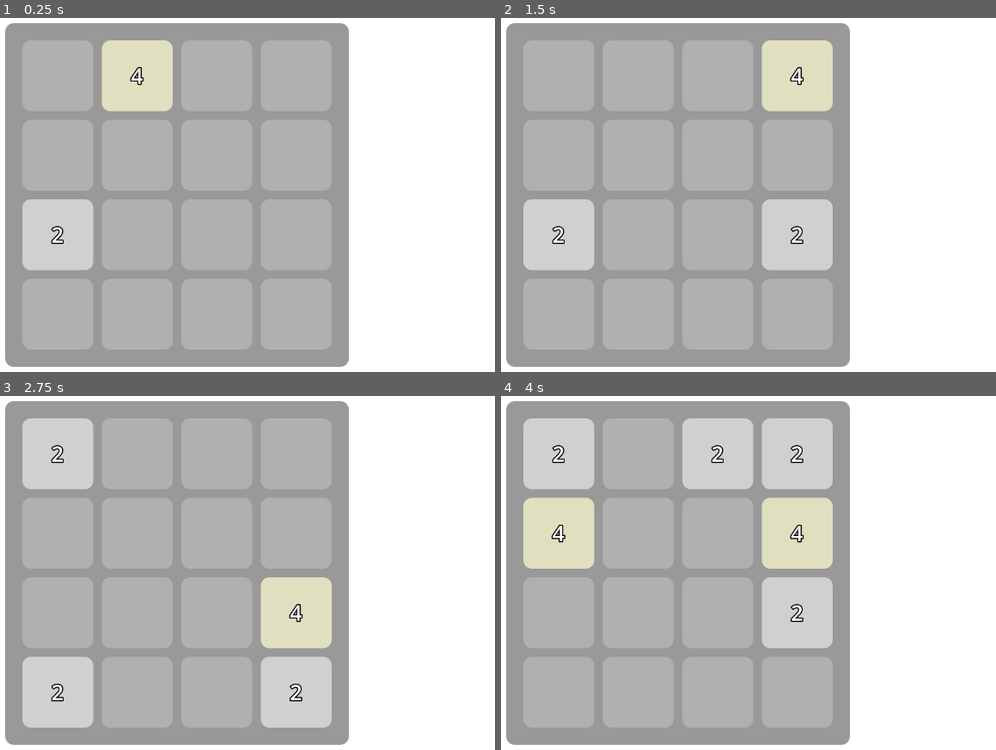
Above: before the commit, frames 1-4 (two rows, left to right).
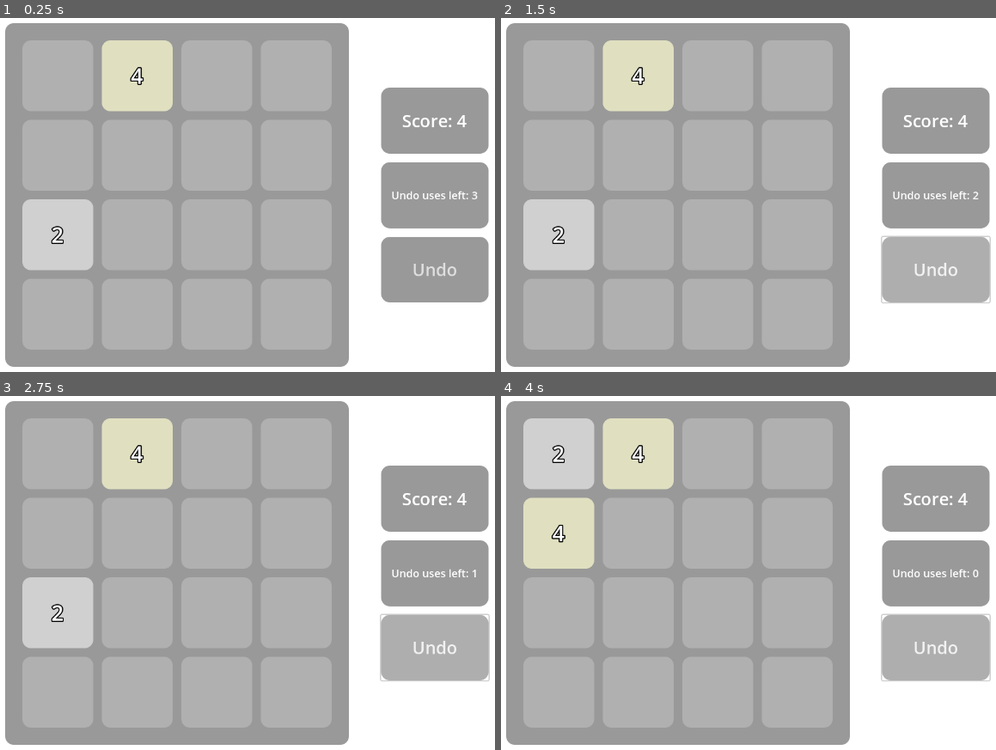
Above: after the commit, the same moments.

Repository: Bolgeg/godot_2048
Game: Godot game, scene res://scenes/game.tscn
Same seed, same stepped clock (60 frames per second), same inputs: the game is played once before the commit and once after it.
Inputs (mouse positions are in pixels of both pictures, inside the frame that each line leads up to):
- Up to frame 1 (0.25 s): no input
- Up to frame 2 (1.5 s): click (936, 269) at 0.5 s, where only the run after the commit has a clickable "Undo"; tap Enter at 1.25 s; hold Right (move_right) from 1.28 s (still down)
- Up to frame 3 (2.75 s): tap Space at 2 s; release Right (move_right) at 2.03 s; hold Down (move_down) from 2.03 s (still down)
- Up to frame 4 (4 s): tap Enter at 2.75 s; release Down (move_down) at 2.78 s; hold Right (move_right) 2.78-3.53 s; tap Space at 3.5 s; hold Up (move_up) from 3.53 s (still down)

The runs differ from the first frame. In frame 1, 12% of the frame differs, in the area x 76-99%, y 19-81%; in frame 2, 20%; in frame 3, 29%, in the area x 4-99%, y 6-94%; in frame 4, 26%.

Commit message:
Score and undo button

Diff:
--- a/scenes/game.tscn
+++ b/scenes/game.tscn
@@ -1,7 +1,37 @@
-[gd_scene load_steps=3 format=3 uid="uid://cvjuvpl0ow7mm"]
+[gd_scene load_steps=7 format=3 uid="uid://cvjuvpl0ow7mm"]
 
 [ext_resource type="PackedScene" uid="uid://c6tpsw205ocvu" path="res://scenes/game_grid.tscn" id="1_uwrxv"]
 [ext_resource type="Script" uid="uid://ddgdfjsrq7gc5" path="res://scripts/game.gd" id="1_yqjtg"]
+
+[sub_resource type="StyleBoxFlat" id="StyleBoxFlat_yqjtg"]
+resource_local_to_scene = true
+corner_radius_top_left = 16
+corner_radius_top_right = 16
+corner_radius_bottom_right = 16
+corner_radius_bottom_left = 16
+
+[sub_resource type="StyleBoxFlat" id="StyleBoxFlat_lnu2h"]
+resource_local_to_scene = true
+bg_color = Color(0.683077, 0.683077, 0.683077, 1)
+corner_radius_top_left = 16
+corner_radius_top_right = 16
+corner_radius_bottom_right = 16
+corner_radius_bottom_left = 16
+
+[sub_resource type="StyleBoxFlat" id="StyleBoxFlat_lbhrr"]
+resource_local_to_scene = true
+bg_color = Color(0.435192, 0.435192, 0.435192, 1)
+corner_radius_top_left = 16
+corner_radius_top_right = 16
+corner_radius_bottom_right = 16
+corner_radius_bottom_left = 16
+
+[sub_resource type="StyleBoxFlat" id="StyleBoxFlat_iywne"]
+resource_local_to_scene = true
+corner_radius_top_left = 16
+corner_radius_top_right = 16
+corner_radius_bottom_right = 16
+corner_radius_bottom_left = 16
 
 [node name="Game" type="Node2D"]
 script = ExtResource("1_yqjtg")
@@ -28,3 +58,84 @@
 offset_bottom = 320.0
 grow_horizontal = 2
 grow_vertical = 2
+
+[node name="GridContainer" type="GridContainer" parent="CanvasLayer"]
+custom_minimum_size = Vector2(200, 400)
+anchors_preset = 6
+anchor_left = 1.0
+anchor_top = 0.5
+anchor_right = 1.0
+anchor_bottom = 0.5
+offset_left = -260.0
+offset_top = -200.0
+offset_right = -60.0
+offset_bottom = 200.0
+grow_horizontal = 0
+grow_vertical = 2
+theme_override_constants/v_separation = 16
+
+[node name="Control" type="Control" parent="CanvasLayer/GridContainer"]
+layout_mode = 2
+size_flags_horizontal = 3
+size_flags_vertical = 3
+
+[node name="Panel" type="Panel" parent="CanvasLayer/GridContainer/Control"]
+layout_mode = 1
+anchors_preset = 15
+anchor_right = 1.0
+anchor_bottom = 1.0
+grow_horizontal = 2
+grow_vertical = 2
+theme_override_styles/panel = SubResource("StyleBoxFlat_yqjtg")
+
+[node name="ScoreLabel" type="Label" parent="CanvasLayer/GridContainer/Control"]
+unique_name_in_owner = true
+layout_mode = 1
+anchors_preset = 15
+anchor_right = 1.0
+anchor_bottom = 1.0
+grow_horizontal = 2
+grow_vertical = 2
+theme_override_font_sizes/font_size = 32
+text = "Score: 0"
+horizontal_alignment = 1
+vertical_alignment = 1
+
+[node name="Control2" type="Control" parent="CanvasLayer/GridContainer"]
+layout_mode = 2
+size_flags_horizontal = 3
+size_flags_vertical = 3
+
+[node name="Panel" type="Panel" parent="CanvasLayer/GridContainer/Control2"]
+layout_mode = 1
+anchors_preset = 15
+anchor_right = 1.0
+anchor_bottom = 1.0
+grow_horizontal = 2
+grow_vertical = 2
+theme_override_styles/panel = SubResource("StyleBoxFlat_yqjtg")
+
+[node name="UndoUsesLeftLabel" type="Label" parent="CanvasLayer/GridContainer/Control2"]
+unique_name_in_owner = true
+layout_mode = 1
+anchors_preset = 15
+anchor_right = 1.0
+anchor_bottom = 1.0
+grow_horizontal = 2
+grow_vertical = 2
+theme_override_font_sizes/font_size = 20
+text = "Undo uses left: 0"
+horizontal_alignment = 1
+vertical_alignment = 1
+
+[node name="UndoButton" type="Button" parent="CanvasLayer/GridContainer"]
+layout_mode = 2
+size_flags_horizontal = 3
+size_flags_vertical = 3
+theme_override_font_sizes/font_size = 32
+theme_override_styles/hover = SubResource("StyleBoxFlat_lnu2h")
+theme_override_styles/pressed = SubResource("StyleBoxFlat_lbhrr")
+theme_override_styles/normal = SubResource("StyleBoxFlat_iywne")
+text = "Undo"
+
+[connection signal="pressed" from="CanvasLayer/GridContainer/UndoButton" to="." method="_on_undo_button_pressed"]
--- a/scripts/game.gd
+++ b/scripts/game.gd
@@ -10,3 +10,11 @@
 		grid.make_move(Vector2i(-1,0))
 	elif Input.is_action_just_pressed("move_right"):
 		grid.make_move(Vector2i(1,0))
+
+func _process(_delta: float) -> void:
+	%ScoreLabel.text="Score: "+str(%GameGrid.get_score())
+	%UndoUsesLeftLabel.text="Undo uses left: "+str(%GameGrid.get_undo_uses_left())
+
+
+func _on_undo_button_pressed() -> void:
+	%GameGrid.undo()
--- a/scripts/game_grid.gd
+++ b/scripts/game_grid.gd
@@ -9,8 +9,12 @@
 
 var already_won:=false
 
+var undo_uses_left:=3
+
 var grid_squares:=[]
 var grid_squares_to_move:=[]
+
+var grid_squares_history:=[]
 
 func _ready() -> void:
 	populate_grid_container()
@@ -241,11 +245,14 @@
 	elif target_reached() and not already_won:
 		won.emit()
 
-func make_move(direction:Vector2i):
+func stop_movement():
 	var timer:Timer=%MovementTimer
 	if not timer.is_stopped():
 		timer.stop()
 		movement_end()
+
+func make_move(direction:Vector2i):
+	stop_movement()
 
 	var changed:=false
 	if direction.x!=0:
@@ -258,4 +265,23 @@
 				changed=true
 
 	if changed:
-		timer.start()
+		grid_squares_history.append(grid_squares.duplicate(true))
+		%MovementTimer.start()
+
+func get_score()->int:
+	var maximum:=0
+	for y in range(grid_size.y):
+		for x in range(grid_size.x):
+			if grid_squares[y][x]>maximum:
+				maximum=grid_squares[y][x]
+	return maximum
+
+func get_undo_uses_left()->int:
+	return undo_uses_left
+
+func undo():
+	if undo_uses_left>0 and not grid_squares_history.is_empty():
+		stop_movement()
+		grid_squares=grid_squares_history[-1].duplicate(true)
+		grid_squares_history.remove_at(grid_squares_history.size()-1)
+		undo_uses_left-=1
